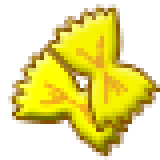
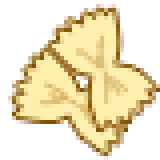
Comparing the layer stacks of the two 160px x 160px images. Changes:
"Слой 6 (копия) 2": opacity 100% → 47% over [76, 32, 128, 104]
painted on "Фигура 7 (копия) 2" over [48, 8, 156, 132]
"Слой 6 (копия)": opacity 100% → 53% over [40, 80, 104, 124]
painted on "Фигура 7 (копия)" over [12, 48, 132, 156]
